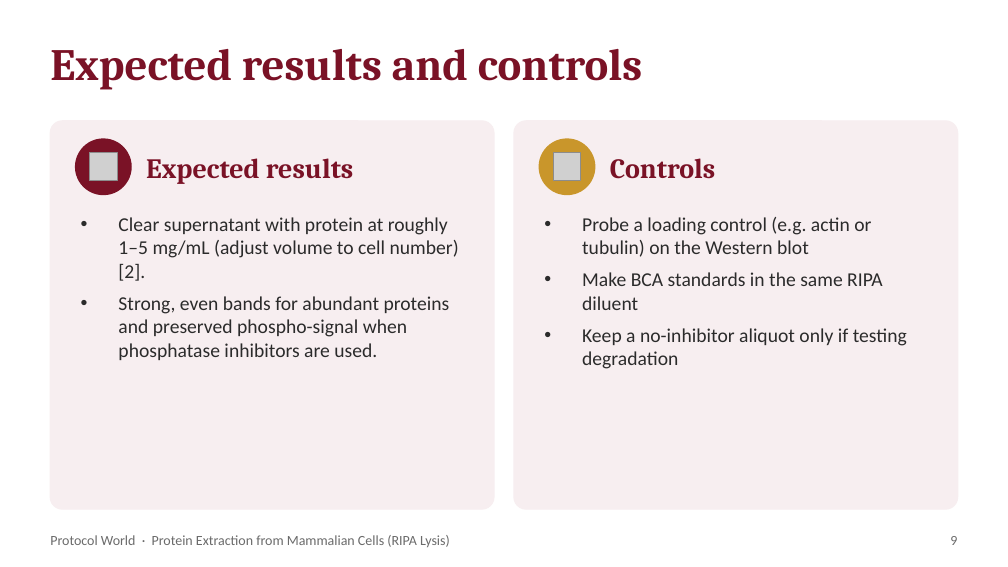
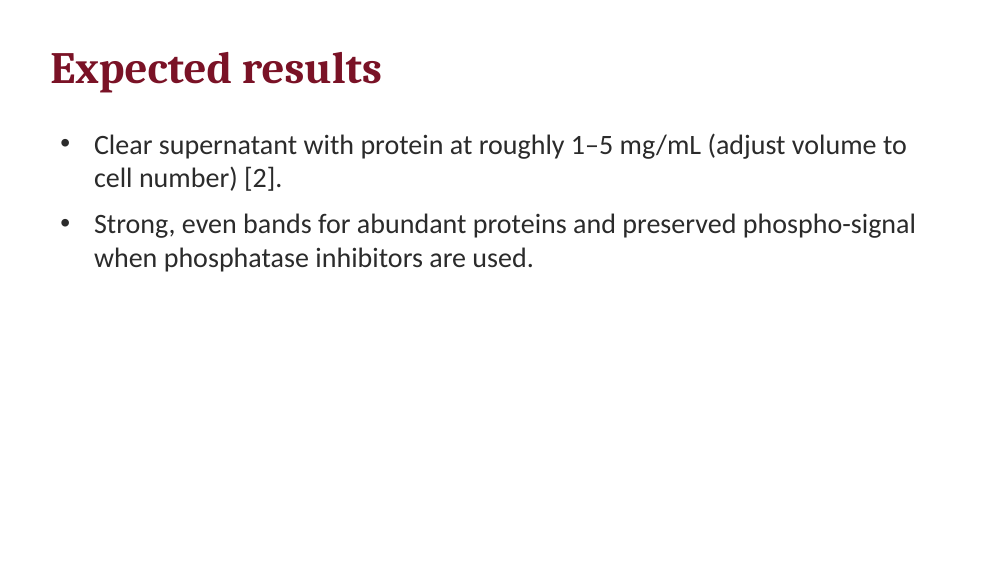
Before and after one commit to ProtocolWorld/ProtocolWorld, a slide deck: slide 12 of uploads/protein-extraction-from-mammalian-cells-ripa-lysis.pptx (slide 9 before the commit). Drawn at 1008x567 pixels with LibreOffice and Linux fonts; fonts in the diff are those of the drawing; grey boxes stand for pictures. Boxes give left, top, right and bottom in pixels: in the first picture for what was removed or moved away, otherwise in the second. Text is boxed around its words. In the diff, an @@ line names an element or a change of style, - is before the commit and + after.

```diff
--- a/uploads/protein-extraction-from-mammalian-cells-ripa-lysis.pptx
+++ b/uploads/protein-extraction-from-mammalian-cells-ripa-lysis.pptx
@@ text at (x1=50, y1=52, x2=382, y2=93): text changed @@
-Expected results and controls
+Expected results
@@ rounded rectangle removed at (x1=50, y1=121, x2=494, y2=509) @@
@@ text "Clear supernatant with protein at ..." moved from (x1=118, y1=217, x2=459, y2=360) to (x1=94, y1=133, x2=916, y2=272) @@
@@ text "Clear supernatant with protein at ..." at (x1=94, y1=133, x2=916, y2=272): size 14 to 20 pt; indent changed; more space between paragraphs @@
@@ ellipse removed at (x1=76, y1=139, x2=131, y2=195) @@
@@ rounded rectangle removed at (x1=514, y1=121, x2=958, y2=509) @@
@@ ellipse removed at (x1=539, y1=139, x2=595, y2=195) @@
@@ picture removed at (x1=90, y1=153, x2=118, y2=181) @@
@@ text removed at (x1=146, y1=158, x2=354, y2=184) @@
-Expected results
@@ picture removed at (x1=553, y1=153, x2=582, y2=181) @@
@@ text removed at (x1=610, y1=158, x2=716, y2=179) @@
-Controls
@@ text removed at (x1=582, y1=217, x2=907, y2=369) @@
-• Probe a loading control (e.g. actin or tubulin) on the Western blot
-• Make BCA standards in the same RIPA diluent
-• Keep a no-inhibitor aliquot only if testing degradation
@@ text removed at (x1=50, y1=535, x2=450, y2=547) @@
-Protocol World · Protein Extraction from Mammalian Cells (RIPA Lysis)
@@ text removed at (x1=950, y1=536, x2=957, y2=545) @@
-9
```
Also in this commit, not shown: 11 other slides changed, 6 slides added, 5 other files.
